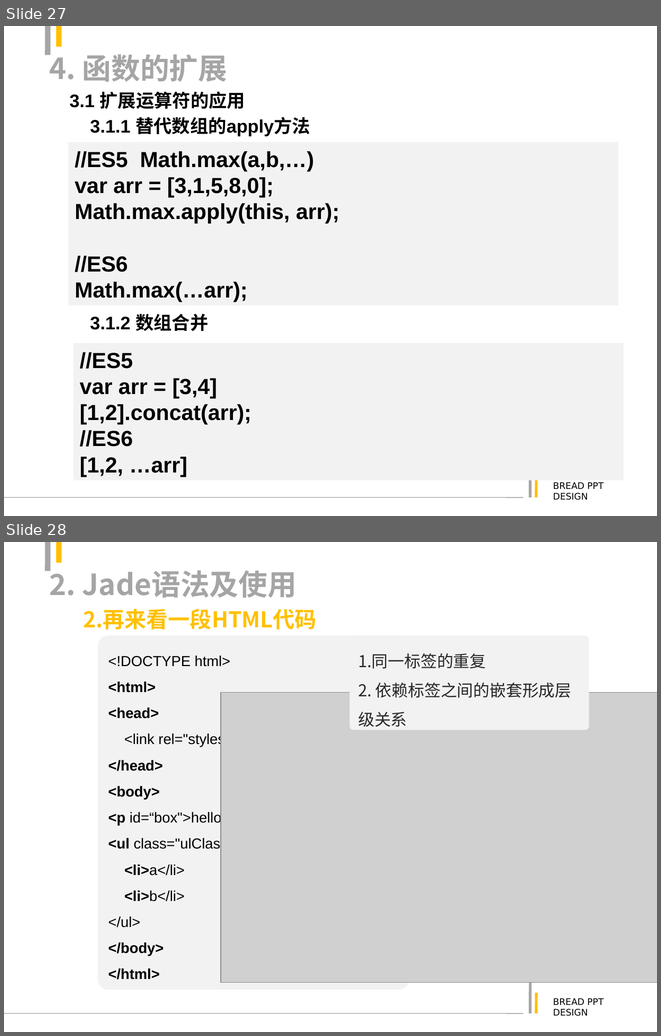
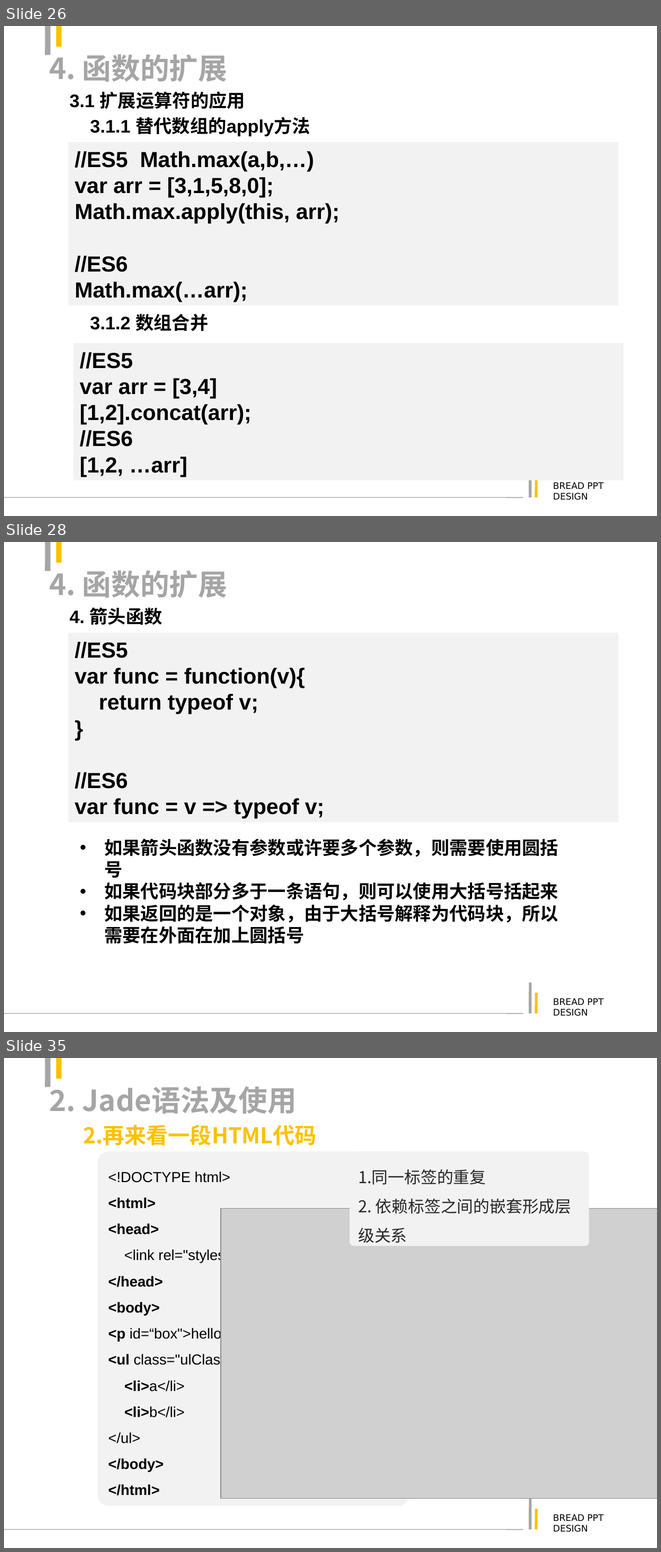
Before and after one commit to justforuse/psae-es6, a slide deck: es6.ppt. Shown one above the other, each under a label of ours: slides 27 and 28 before the commit, slides 26, 28 and 35 after it; the slides between them are not shown. The pictures are 661x1036 and 661x1552 pixels, drawn with LibreOffice and Linux fonts; fonts in the diff are those of the drawing; grey boxes stand for pictures. Boxes give left, top, right and bottom in pixels: in the first picture for what was removed or moved away, otherwise in the second. Text is boxed around its words. In the diff, an @@ line names an element or a change of style, - is before the commit and + after.

```diff
--- a/es6.ppt
+++ b/es6.ppt
@@ slide 28 added at <box>4,542,657,1032</box>, background #FFFFFF; not listed: 6 template elements that a slide beside it also shows @@
@@ title added at <box>49,565,228,598</box>, 32 pt, text #A5A5A5, bold @@
+4. 函数的扩展
@@ text added at <box>70,607,162,625</box>, 20 pt, text #000000, bold @@
+4. 箭头函数
@@ rectangle added at <box>68,633,618,822</box>, fill #F2F2F2, 24 pt, text #000000, bold @@
+//ES5
+var func = function(v){
+return typeof v;
+}
+//ES6
+var func = v => typeof v;
@@ text added at <box>104,838,558,943</box>, 20 pt, text #000000, bold @@
+• 如果箭头函数没有参数或许要多个参数，则需要使用圆括号
+• 如果代码块部分多于一条语句，则可以使用大括号括起来
+• 如果返回的是一个对象，由于大括号解释为代码块，所以需要在外面在加上圆括号
@@ what was slide 27 is now slide 26 @@
@@ what was slide 28 is now slide 35 @@
```
Also in this commit, not shown: 1 slide changed, 6 other slides added, 3 other files.
